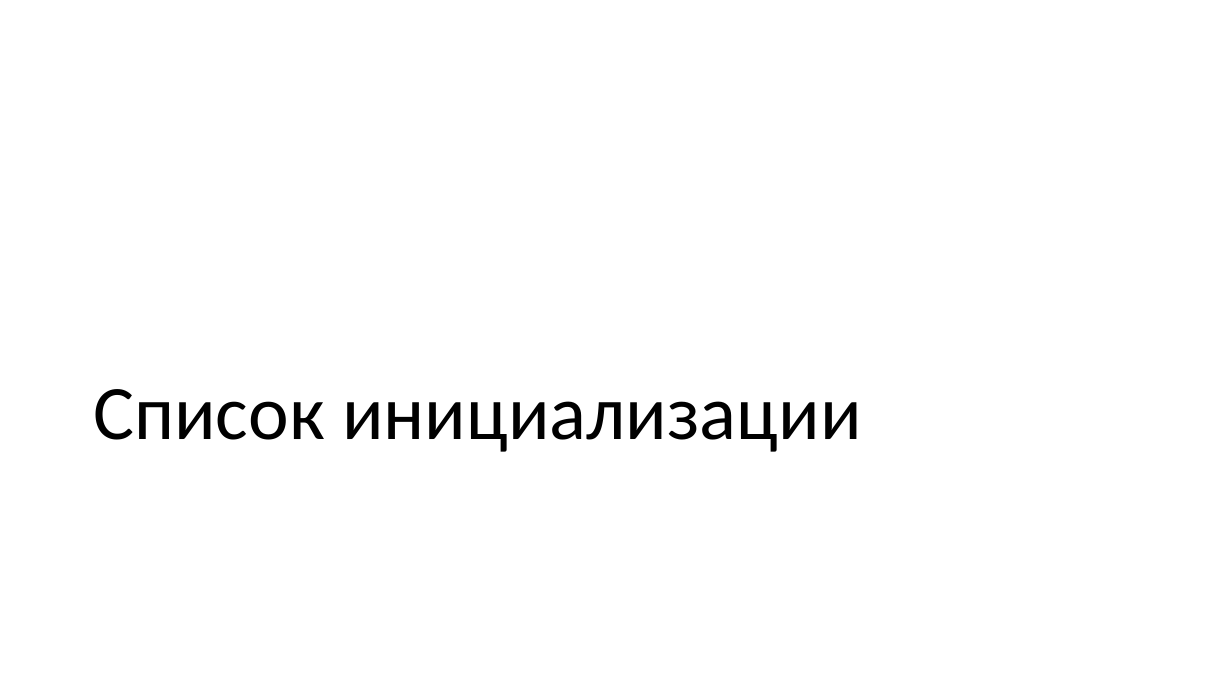
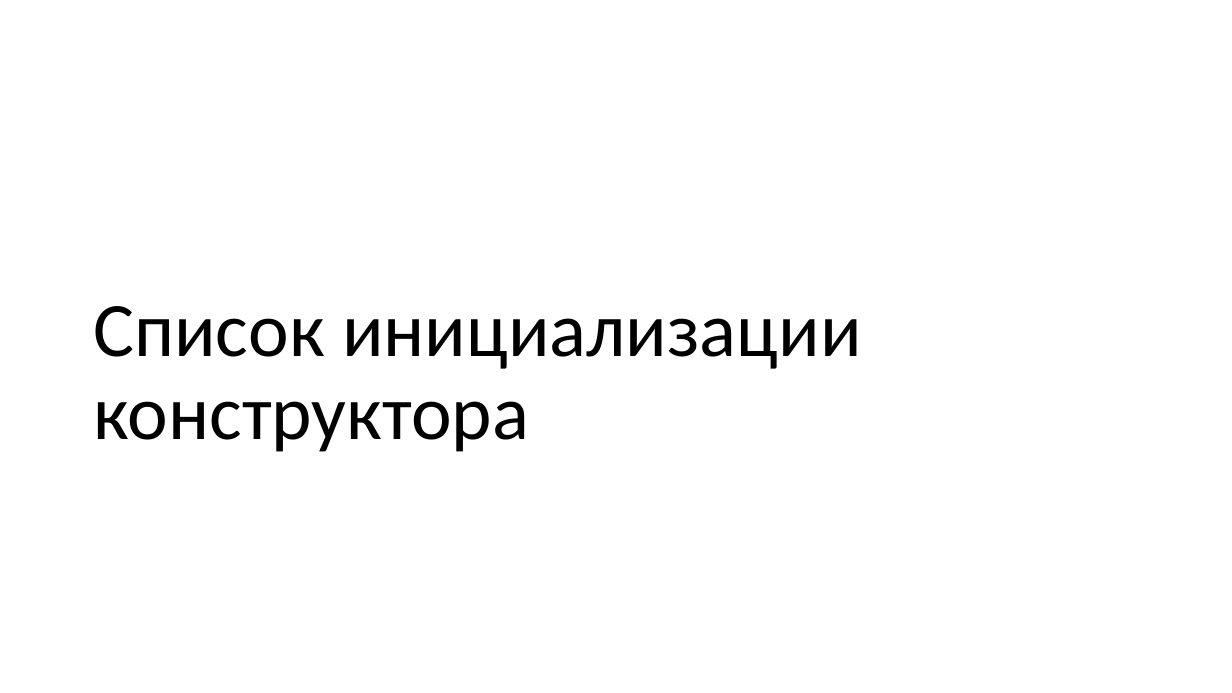
Before and after one commit to alexey-malov/oop, a slide deck: slide 81 of lectures/02/Основы ООП.pptx (slide 78 before the commit). Drawn at 1232x693 pixels with LibreOffice and Linux fonts; fonts in the diff are those of the drawing. Boxes give left, top, right and bottom in pixels: in the first picture for what was removed or moved away, otherwise in the second. Text is boxed around its words. In the diff, an @@ line names an element or a change of style, - is before the commit and + after.

```diff
--- a/lectures/02/Основы ООП.pptx
+++ b/lectures/02/Основы ООП.pptx
@@ title at (93, 306, 862, 452): text changed @@
-Список инициализации
+Список инициализации конструктора
```
Also in this commit, not shown: 8 other slides changed, 12 slides added, 4 slides removed, 12 other files.
